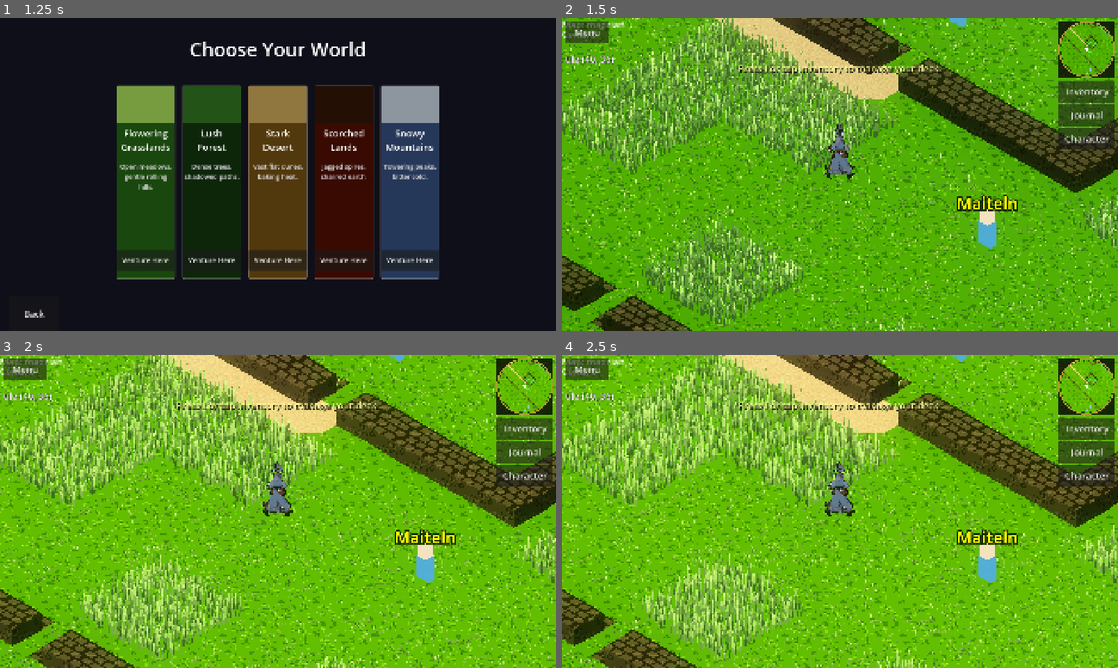
Above: before the commit, frames 1-4 (two rows, left to right).
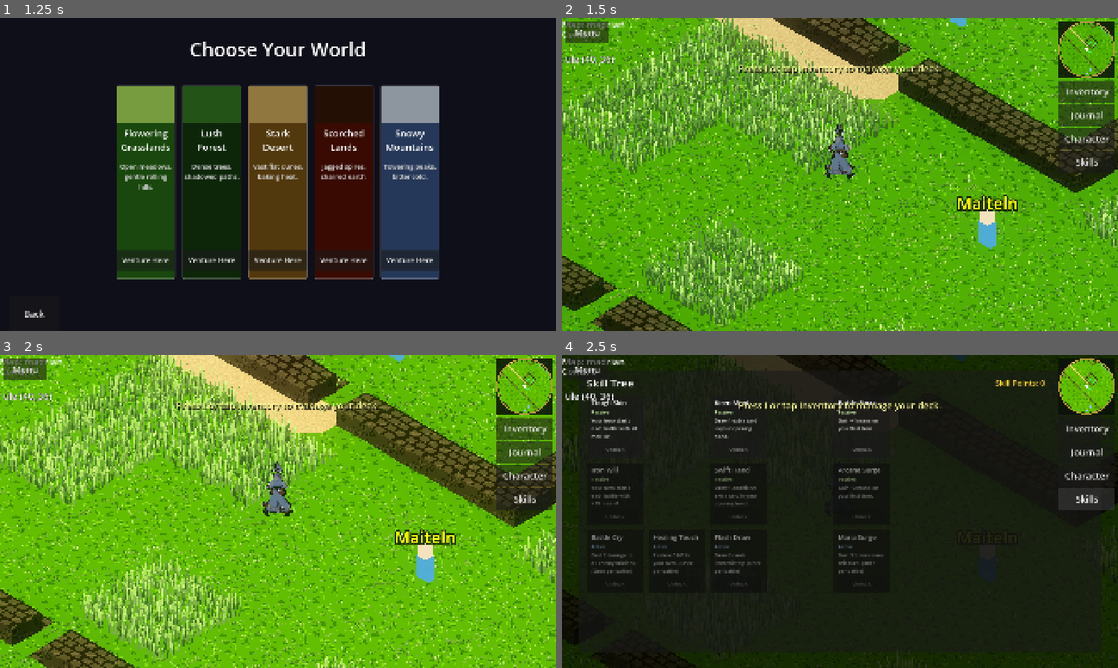
Above: after the commit, the same moments.

Repository: ChrisPauly97/pear-pudding-godot
Game: Godot game, scene res://scenes/ui/MenuScene.tscn
Same seed, same stepped clock (60 frames per second), same inputs: the game is played once before the commit and once after it. Sound files missing from this copy of the repository are replaced by a short silence.
Inputs (mouse positions are in pixels of both pictures, inside the frame that each line leads up to):
- Up to frame 1 (1.25 s): click "New Game" at 0.5 s
- Up to frame 2 (1.5 s): click "Venture Here" at 1.25 s
- Up to frame 3 (2 s): no input
- Up to frame 4 (2.5 s): click (1084, 498) at 2 s, where only the run after the commit has a clickable "Skills"

Frame 1 is identical in both runs. In frame 2, 0.3% of the frame differs, in the area x 89-100%, y 42-50%; in frame 3, 0.3%; in frame 4, 96%, in the area x 0-100%, y 0-100%.

Commit message:
TID-114: Skill Tree Scene UI overlay
Full-screen 3x5 grid overlay accessible via K key and Skills HUD
button. Each skill node shows type, description, and Unlock button
with prerequisite enforcement and skill-point gating. Unlocked nodes
tinted green, locked prereqs greyed. SceneManager routes via
SKILL_TREE state with cleanup on world exit.

Diff:
--- a/autoloads/GameBus.gd
+++ b/autoloads/GameBus.gd
@@ -34,3 +34,4 @@
 
 # Progression signals
 signal level_up(new_level: int)
+signal skill_tree_requested
--- a/autoloads/SceneManager.gd
+++ b/autoloads/SceneManager.gd
@@ -11,6 +11,7 @@
 	ACHIEVEMENTS,
 	RUN_SUMMARY,
 	CHARACTER,
+	SKILL_TREE,
 }
 
 const _SaveManagerScript = preload("res://autoloads/SaveManager.gd")
@@ -27,6 +28,7 @@
 var _inventory_scene_packed := preload("res://scenes/ui/InventoryScene.tscn")
 var _shop_scene_packed := preload("res://scenes/ui/ShopScene.tscn")
 var _character_scene_packed := preload("res://scenes/ui/CharacterScene.tscn")
+var _skill_tree_scene_packed := preload("res://scenes/ui/SkillTreeScene.tscn")
 var _journal_scene_packed := preload("res://scenes/ui/JournalScene.tscn")
 var _achievements_scene_packed := preload("res://scenes/ui/AchievementsScene.tscn")
 var _run_summary_scene_packed := preload("res://scenes/ui/RunSummaryScene.tscn")
@@ -38,6 +40,7 @@
 var _journal_overlay: Node = null
 var _achievements_overlay: Node = null
 var _character_overlay: Node = null
+var _skill_tree_overlay: Node = null
 var _saved_world_scene: Node = null
 
 # Ephemeral session statistics — reset on new/continue game, not persisted.
@@ -72,6 +75,7 @@
 	GameBus.shop_requested.connect(_on_shop_requested)
 	GameBus.journal_requested.connect(_on_journal_requested)
 	GameBus.character_requested.connect(_on_character_requested)
+	GameBus.skill_tree_requested.connect(_on_skill_tree_requested)
 	GameBus.achievement_unlocked.connect(_on_achievement_unlocked)
 	GameBus.level_up.connect(_on_level_up)
 
@@ -203,6 +207,9 @@
 	if _character_overlay != null:
 		_character_overlay.queue_free()
 		_character_overlay = null
+	if _skill_tree_overlay != null:
+		_skill_tree_overlay.queue_free()
+		_skill_tree_overlay = null
 	map_stack.clear()
 	door_stack.clear()
 	current_map = ""
@@ -374,6 +381,22 @@
 		_character_overlay = null
 	_state = State.WORLD
 
+func _on_skill_tree_requested() -> void:
+	if _state != State.WORLD:
+		return
+	_skill_tree_overlay = _skill_tree_scene_packed.instantiate()
+	get_tree().current_scene.add_child(_skill_tree_overlay)
+	_skill_tree_overlay.closed.connect(_on_skill_tree_closed)
+	_state = State.SKILL_TREE
+
+func _on_skill_tree_closed() -> void:
+	if _state != State.SKILL_TREE:
+		return
+	if _skill_tree_overlay != null:
+		_skill_tree_overlay.queue_free()
+		_skill_tree_overlay = null
+	_state = State.WORLD
+
 func _on_achievement_unlocked(achievement_id: String) -> void:
 	const AchievementRegistry = preload("res://game_logic/AchievementRegistry.gd")
 	var a: Dictionary = AchievementRegistry.get_achievement(achievement_id)
--- a/project.godot
+++ b/project.godot
@@ -86,6 +86,11 @@
 "events": [Object(InputEventKey,"resource_local_to_scene":false,"resource_name":"","device":-1,"window_id":0,"alt_press …(191 unchanged characters)…
 ]
 }
+skill_tree={
+"deadzone": 0.5,
+"events": [Object(InputEventKey,"resource_local_to_scene":false,"resource_name":"","device":-1,"window_id":0,"alt_pressed":false,"shift_pressed":false,"ctrl_pressed":false,"meta_pressed":false,"pressed":false,"keycode":0,"physical_keycode":75,"key_label":0,"unicode":107,"location":0,"echo":false,"script":null)
+]
+}
 
 [rendering]
 
--- /dev/null
+++ b/scenes/ui/SkillTreeScene.gd
@@ -0,0 +1,193 @@
+extends Control
+
+signal closed
+
+const SkillRegistry = preload("res://autoloads/SkillRegistry.gd")
+const SkillData = preload("res://data/SkillData.gd")
+
+var _vh: float = 0.0
+var _vw: float = 0.0
+var _points_label: Label
+var _grid: GridContainer
+
+# Grid dimensions matching tree_row/tree_col ranges
+const _ROWS: int = 3
+const _COLS: int = 5
+
+func _ready() -> void:
+	mouse_filter = MOUSE_FILTER_STOP
+	_vh = get_viewport().get_visible_rect().size.y
+	_vw = get_viewport().get_visible_rect().size.x
+	_build_ui()
+	_refresh()
+
+func _build_ui() -> void:
+	var bg := ColorRect.new()
+	bg.color = Color(0.0, 0.0, 0.0, 0.78)
+	bg.set_anchors_preset(Control.PRESET_FULL_RECT)
+	add_child(bg)
+
+	var panel_w: float = _vw * 0.94
+	var panel_h: float = _vh * 0.90
+
+	var outer := PanelContainer.new()
+	outer.custom_minimum_size = Vector2(panel_w, panel_h)
+	outer.size = Vector2(panel_w, panel_h)
+	outer.position = Vector2((_vw - panel_w) * 0.5, (_vh - panel_h) * 0.5)
+	add_child(outer)
+
+	var margin := MarginContainer.new()
+	margin.add_theme_constant_override("margin_left",   int(_vw * 0.015))
+	margin.add_theme_constant_override("margin_right",  int(_vw * 0.015))
+	margin.add_theme_constant_override("margin_top",    int(_vh * 0.015))
+	margin.add_theme_constant_override("margin_bottom", int(_vh * 0.015))
+	outer.add_child(margin)
+
+	var root_vbox := VBoxContainer.new()
+	root_vbox.add_theme_constant_override("separation", int(_vh * 0.015))
+	margin.add_child(root_vbox)
+
+	# Header
+	var header := HBoxContainer.new()
+	header.add_theme_constant_override("separation", int(_vw * 0.02))
+	root_vbox.add_child(header)
+
+	var title_lbl := Label.new()
+	title_lbl.text = "Skill Tree"
+	title_lbl.add_theme_font_size_override("font_size", int(_vh * 0.035))
+	title_lbl.size_flags_horizontal = Control.SIZE_EXPAND_FILL
+	header.add_child(title_lbl)
+
+	_points_label = Label.new()
+	_points_label.add_theme_font_size_override("font_size", int(_vh * 0.025))
+	_points_label.modulate = Color(1.0, 0.85, 0.2)
+	header.add_child(_points_label)
+
+	var close_btn := Button.new()
+	close_btn.text = "Close"
+	close_btn.custom_minimum_size = Vector2(_vh * 0.12, _vh * 0.05)
+	close_btn.add_theme_font_size_override("font_size", int(_vh * 0.022))
+	close_btn.pressed.connect(func() -> void: closed.emit())
+	header.add_child(close_btn)
+
+	# Skill grid
+	var scroll := ScrollContainer.new()
+	scroll.size_flags_vertical = Control.SIZE_EXPAND_FILL
+	root_vbox.add_child(scroll)
+
+	_grid = GridContainer.new()
+	_grid.columns = _COLS
+	_grid.add_theme_constant_override("h_separation", int(_vw * 0.01))
+	_grid.add_theme_constant_override("v_separation", int(_vh * 0.015))
+	scroll.add_child(_grid)
+
+func _refresh() -> void:
+	_points_label.text = "Skill Points: %d" % SceneManager.save_manager.skill_points
+
+	for child in _grid.get_children():
+		child.queue_free()
+
+	# Build skill lookup by (row, col)
+	var skill_map: Dictionary = {}  # "row,col" -> SkillData
+	for sid: String in SkillRegistry.get_all_ids():
+		var sk: SkillData = SkillRegistry.get_skill(sid)
+		if sk != null:
+			skill_map["%d,%d" % [sk.tree_row, sk.tree_col]] = sk
+
+	var node_w: float = _vh * 0.18
+	var node_h: float = _vh * 0.20
+
+	for r in _ROWS:
+		for c in _COLS:
+			var key: String = "%d,%d" % [r, c]
+			if skill_map.has(key):
+				var sk: SkillData = skill_map[key] as SkillData
+				_grid.add_child(_make_skill_node(sk, node_w, node_h))
+			else:
+				var spacer := Control.new()
+				spacer.custom_minimum_size = Vector2(node_w, node_h)
+				_grid.add_child(spacer)
+
+func _make_skill_node(sk: SkillData, w: float, h: float) -> PanelContainer:
+	var sm := SceneManager.save_manager
+	var is_unlocked: bool = sm.has_skill(sk.id)
+	var prereqs_met: bool = _prerequisites_met(sk.id)
+	var has_points: bool = sm.skill_points > 0
+
+	var panel := PanelContainer.new()
+	panel.custom_minimum_size = Vector2(w, h)
+
+	if is_unlocked:
+		panel.modulate = Color(0.5, 1.0, 0.55)
+	elif not prereqs_met:
+		panel.modulate = Color(0.55, 0.55, 0.55)
+
+	var inner := MarginContainer.new()
+	inner.add_theme_constant_override("margin_left",   int(_vw * 0.008))
+	inner.add_theme_constant_override("margin_right",  int(_vw * 0.008))
+	inner.add_theme_constant_override("margin_top",    int(_vh * 0.008))
+	inner.add_theme_constant_override("margin_bottom", int(_vh * 0.008))
+	panel.add_child(inner)
+
+	var vbox := VBoxContainer.new()
+	vbox.add_theme_constant_override("separation", int(_vh * 0.005))
+	inner.add_child(vbox)
+
+	var name_lbl := Label.new()
+	name_lbl.text = sk.display_name
+	name_lbl.add_theme_font_size_override("font_size", int(_vh * 0.022))
+	name_lbl.autowrap_mode = TextServer.AUTOWRAP_WORD_SMART
+	vbox.add_child(name_lbl)
+
+	var type_lbl := Label.new()
+	type_lbl.text = sk.skill_type.capitalize()
+	type_lbl.add_theme_font_size_override("font_size", int(_vh * 0.016))
+	type_lbl.modulate = Color(0.7, 0.85, 1.0) if sk.skill_type == "active" else Color(0.85, 1.0, 0.7)
+	vbox.add_child(type_lbl)
+
+	var desc_lbl := Label.new()
+	desc_lbl.text = sk.description
+	desc_lbl.add_theme_font_size_override("font_size", int(_vh * 0.016))
+	desc_lbl.modulate = Color(0.8, 0.8, 0.8)
+	desc_lbl.autowrap_mode = TextServer.AUTOWRAP_WORD_SMART
+	desc_lbl.size_flags_vertical = Control.SIZE_EXPAND_FILL
+	vbox.add_child(desc_lbl)
+
+	if is_unlocked:
+		var check_lbl := Label.new()
+		check_lbl.text = "Unlocked"
+		check_lbl.add_theme_font_size_override("font_size", int(_vh * 0.018))
+		check_lbl.modulate = Color(0.3, 0.95, 0.4)
+		vbox.add_child(check_lbl)
+	else:
+		var unlock_btn := Button.new()
+		unlock_btn.text = "Unlock"
+		unlock_btn.custom_minimum_size = Vector2(0, _vh * 0.045)
+		unlock_btn.add_theme_font_size_override("font_size", int(_vh * 0.018))
+		unlock_btn.disabled = not prereqs_met or not has_points
+		unlock_btn.pressed.connect(_on_unlock_pressed.bind(sk.id))
+		vbox.add_child(unlock_btn)
+
+	return panel
+
+func _prerequisites_met(skill_id: String) -> bool:
+	var sk: SkillData = SkillRegistry.get_skill(skill_id)
+	if sk == null:
+		return false
+	for prereq_id: String in sk.prerequisites:
+		if not SceneManager.save_manager.has_skill(prereq_id):
+			return false
+	return true
+
+func _on_unlock_pressed(skill_id: String) -> void:
+	if SceneManager.save_manager.skill_points <= 0:
+		return
+	if not _prerequisites_met(skill_id):
+		return
+	SceneManager.save_manager.unlock_skill(skill_id)
+	_refresh()
+
+func _unhandled_input(event: InputEvent) -> void:
+	if event.is_action_pressed("skill_tree") or event.is_action_pressed("ui_cancel"):
+		closed.emit()
+		get_viewport().set_input_as_handled()
--- /dev/null
+++ b/scenes/ui/SkillTreeScene.tscn
@@ -0,0 +1,8 @@
+[gd_scene load_steps=2 format=3 uid="uid://moytrhuau11y"]
+
+[ext_resource type="Script" path="res://scenes/ui/SkillTreeScene.gd" id="1_skilltree"]
+
+[node name="SkillTreeScene" type="Control"]
+anchor_right = 1.0
+anchor_bottom = 1.0
+script = ExtResource("1_skilltree")
--- a/scenes/world/WorldScene.gd
+++ b/scenes/world/WorldScene.gd
@@ -285,6 +285,14 @@
 	char_btn.add_theme_font_size_override("font_size", font_size)
 	char_btn.pressed.connect(func() -> void: GameBus.character_requested.emit())
 	_hud.add_child(char_btn)
+
+	var skill_btn := Button.new()
+	skill_btn.text = "Skills"
+	skill_btn.custom_minimum_size = Vector2(btn_w * 1.3, btn_h)
+	skill_btn.position = Vector2(btn_x, minimap_bottom + (btn_h + vh * 0.005) * 3)
+	skill_btn.add_theme_font_size_override("font_size", font_size)
+	skill_btn.pressed.connect(func() -> void: GameBus.skill_tree_requested.emit())
+	_hud.add_child(skill_btn)
 
 	var vp := get_viewport().get_visible_rect().size
 	_dialogue_label = Label.new()
@@ -1079,6 +1087,9 @@
 		get_viewport().set_input_as_handled()
 	elif event.is_action_pressed("character"):
 		GameBus.character_requested.emit()
+		get_viewport().set_input_as_handled()
+	elif event.is_action_pressed("skill_tree"):
+		GameBus.skill_tree_requested.emit()
 		get_viewport().set_input_as_handled()
 
 func _handle_interact() -> void:
Not shown, added: scenes/ui/SkillTreeScene.gd.uid
Not shown, added: scenes/ui/SkillTreeScene.tscn.uid
Not shown, changed: tasks/goals/GID-030--skill-tree-xp/TID-114--skill-tree-scene.md
Not shown, changed: tasks/goals/GID-030--skill-tree-xp/goal.md
Not shown, changed: tasks/index.md
